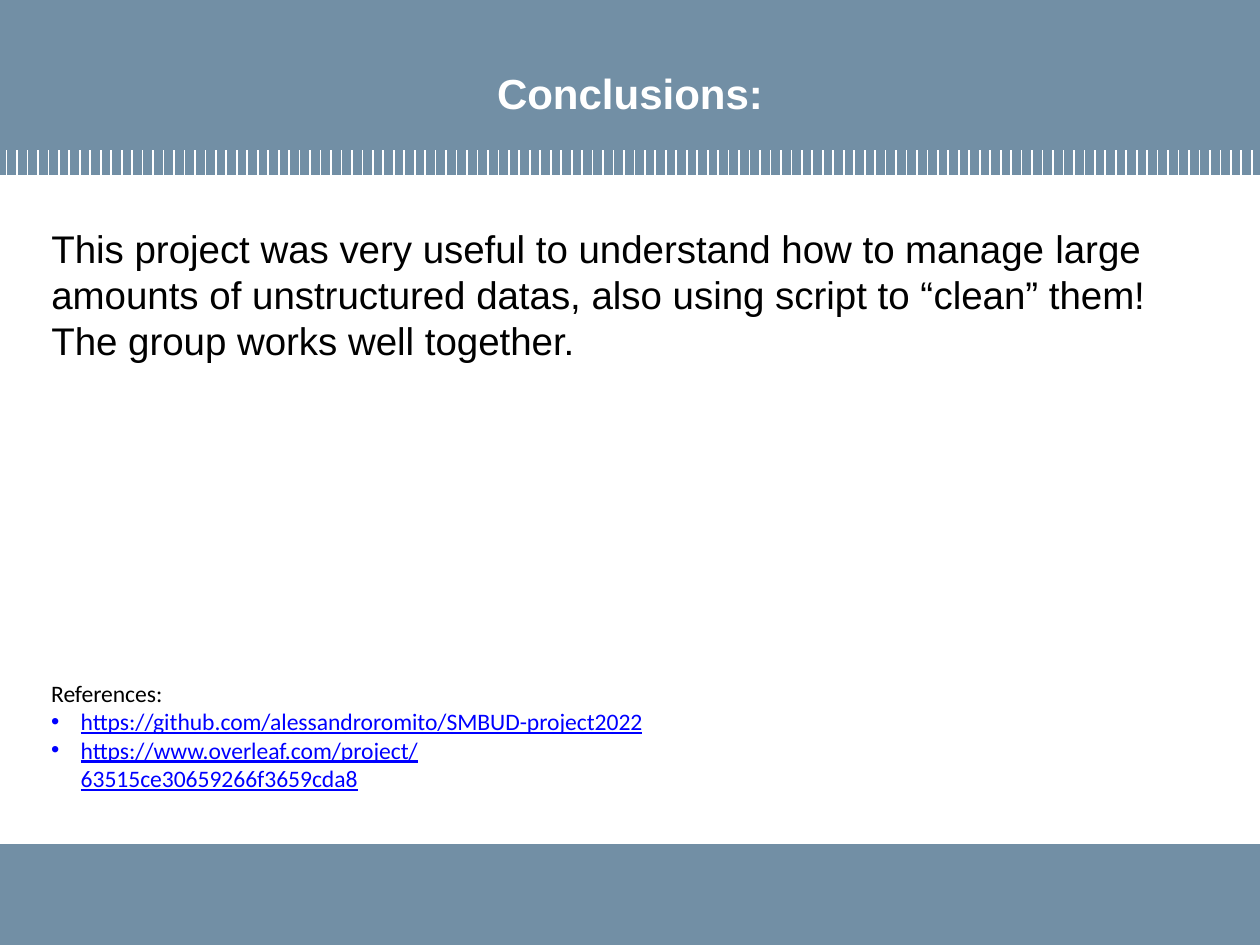
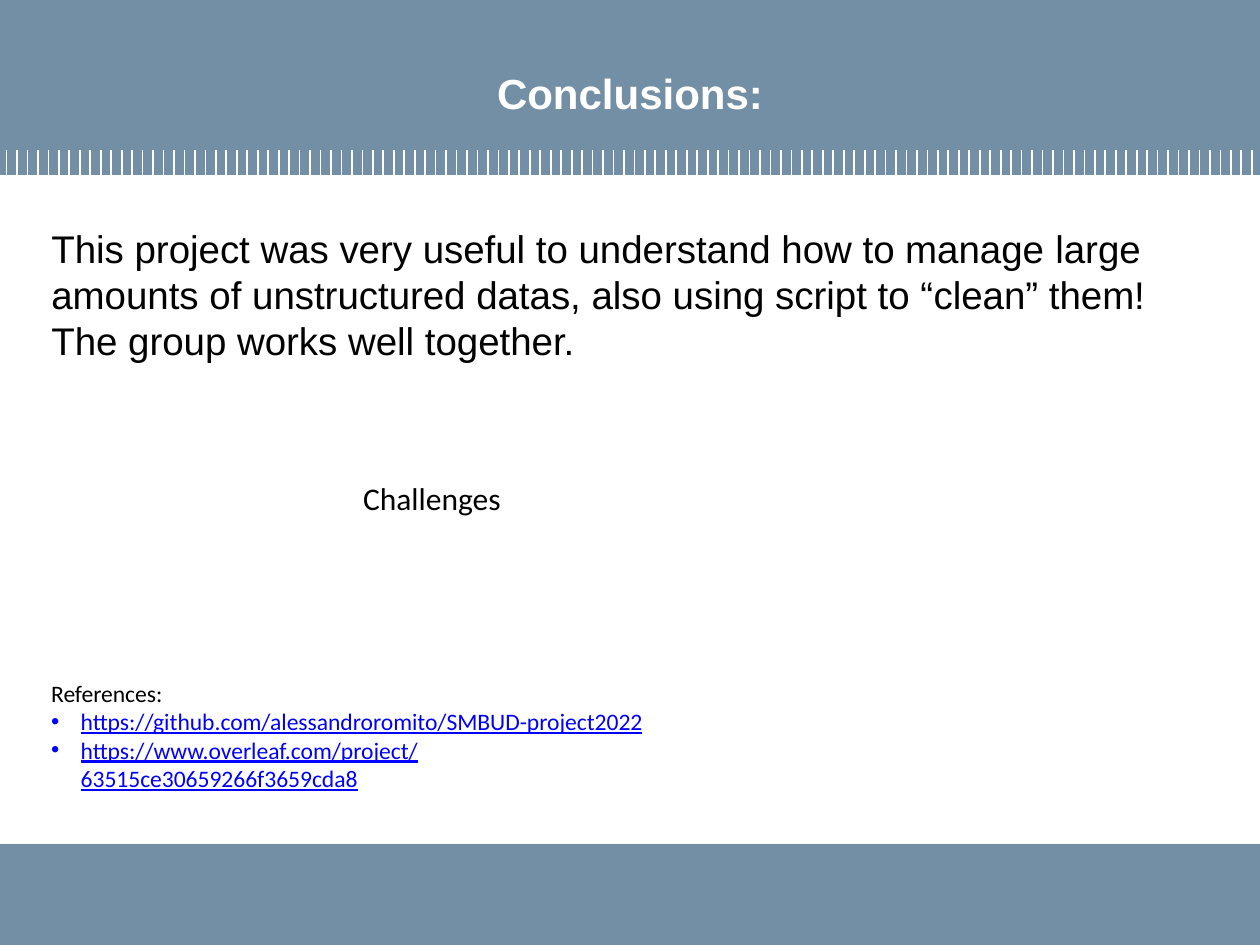
Before and after one commit to MarcoLucaPrevitera/BigData-Project, a slide deck: slide 38 of Presentation/FinalPresentation.pptx (slide 37 before the commit). Drawn at 1260x945 pixels with LibreOffice and Linux fonts; fonts in the diff are those of the drawing; background and template pictures are left out. Boxes give left, top, right and bottom in pixels: in the first picture for what was removed or moved away, otherwise in the second. Text is boxed around its words. In the diff, an @@ line names an element or a change of style, - is before the commit and + after.

```diff
--- a/Presentation/FinalPresentation.pptx
+++ b/Presentation/FinalPresentation.pptx
@@ text added at box(363, 488, 500, 516), 18 pt, text #000000 @@
+Challenges
```
Also in this commit, not shown: 11 other slides changed, 2 slides added, 1 other file.
